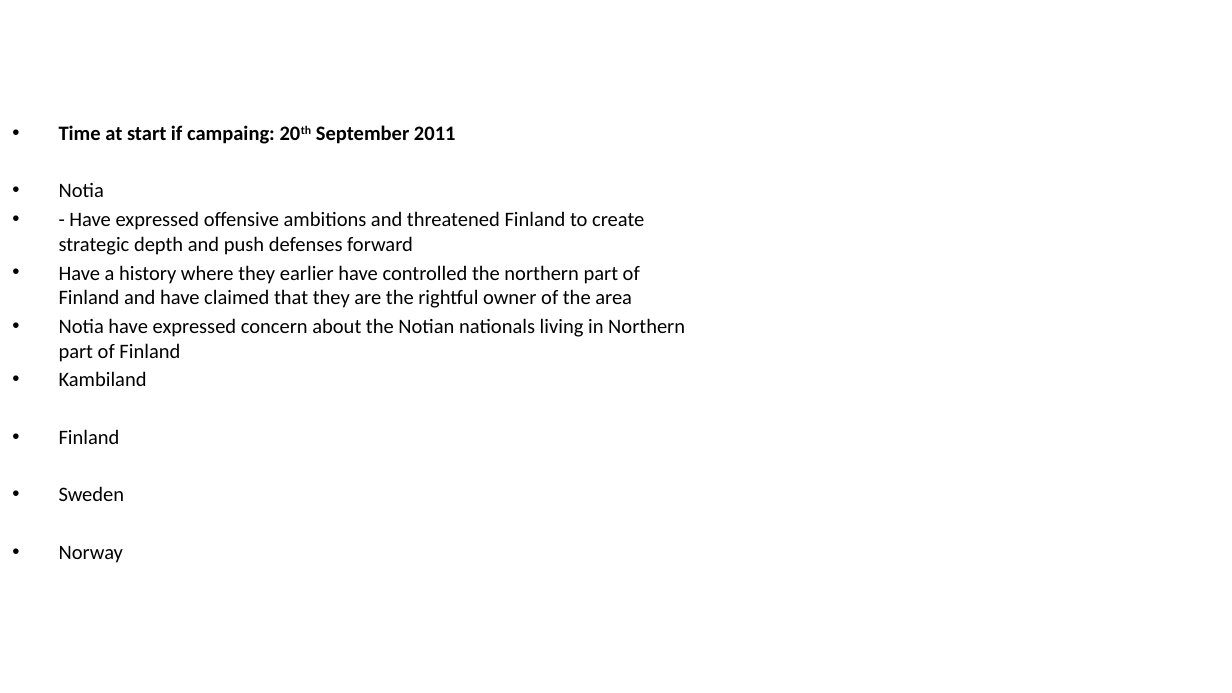
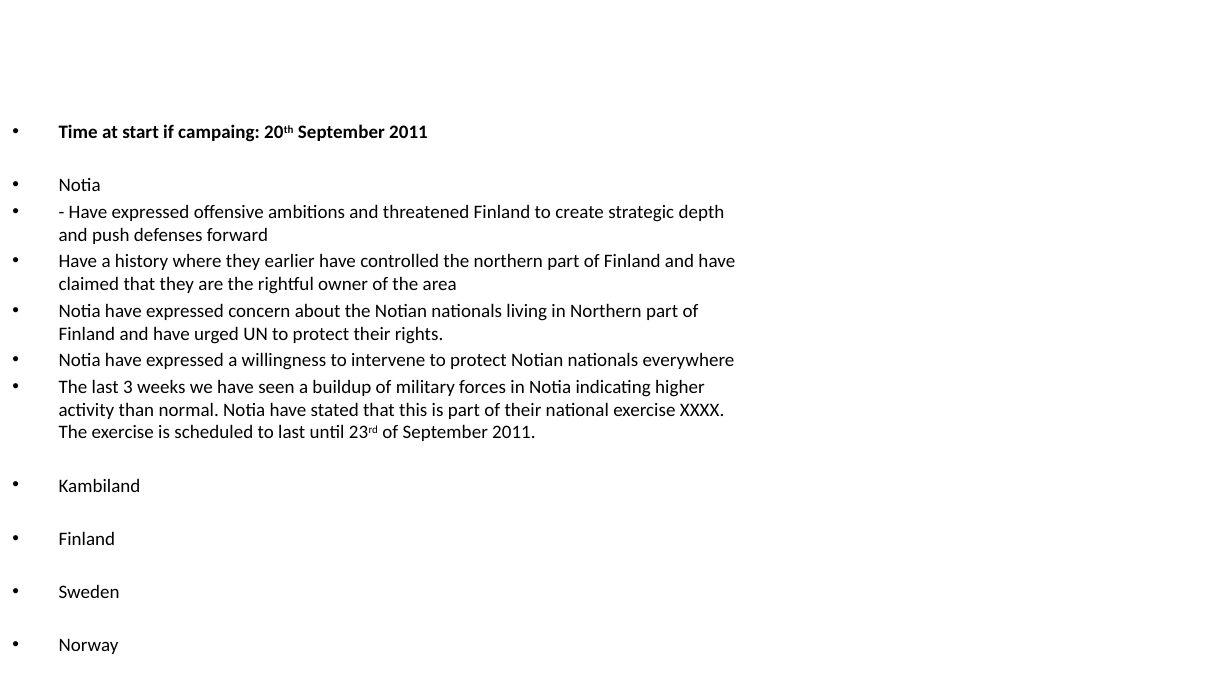
Before and after one commit to 132nd-vWing/OPAT-background, a slide deck: slide 3 of INTEL/OPAC_OP ARCTIC CITADEL Road to War v0.1.pptx. Drawn at 1232x693 pixels with LibreOffice and Linux fonts; fonts in the diff are those of the drawing; background and template pictures are left out. Boxes give left, top, right and bottom in pixels: in the first picture for what was removed or moved away, otherwise in the second. Text is boxed around its words. In the diff, an @@ line names an element or a change of style, - is before the commit and + after.

```diff
--- a/INTEL/OPAC_OP ARCTIC CITADEL Road to War v0.1.pptx
+++ b/INTEL/OPAC_OP ARCTIC CITADEL Road to War v0.1.pptx
@@ text at bbox=[59, 124, 735, 654]: size 12 to 11.1 pt in "Time at start if campaing: 20th September ...", "Notia", "- Have expressed offensive ambitions and threatened ...", "Have a history where they earlier have ..." and 4 more places @@
@@ text at bbox=[59, 303, 735, 441]: text changed; size 12 to 11.1 pt @@
-• Notia have expressed concern about the Notian nationals living in Northern part of Finland
+• Notia have expressed concern about the Notian nationals living in Northern part of Finland and have urged UN to protect their rights.
+• Notia have expressed a willingness to intervene to protect Notian nationals everywhere
+• The last 3 weeks we have seen a buildup of military forces in Notia indicating higher activity than normal. Notia have stated that this is part of their national exercise XXXX. The exercise is scheduled to last until 23rd of September 2011.
```
Also in this commit, not shown: 2 other slides changed, 1 other file.
